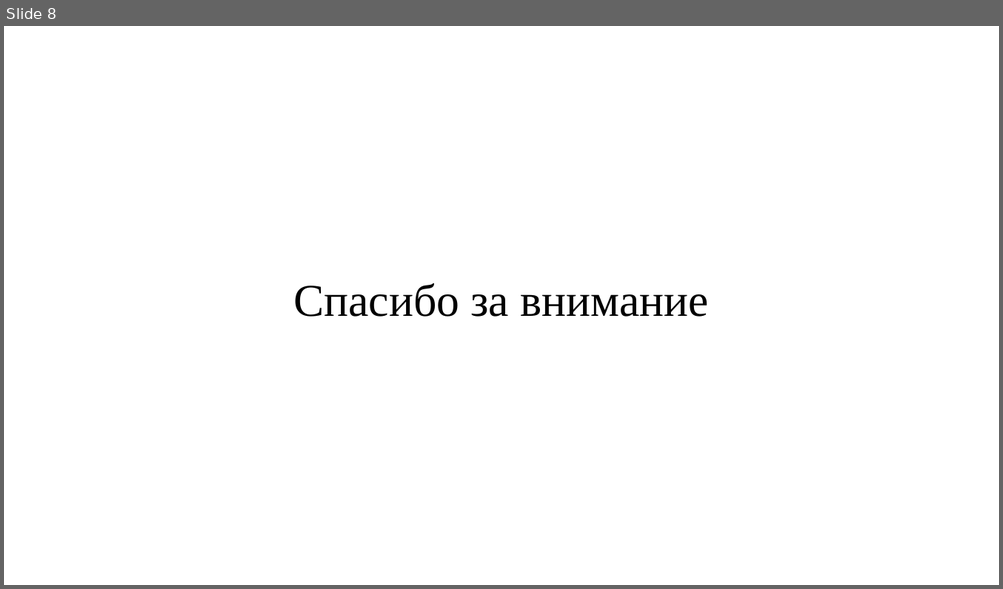
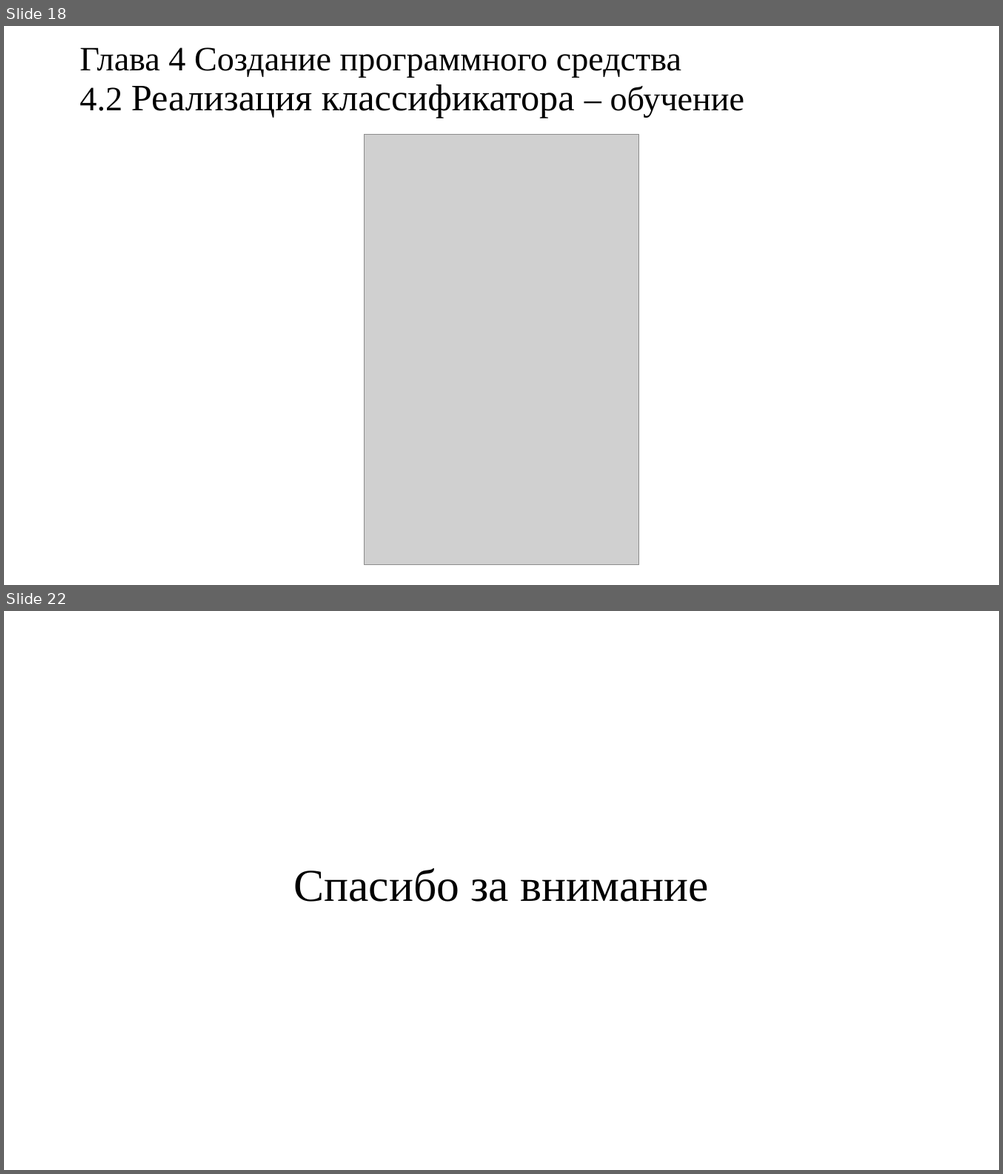
Before and after one commit to Wideweb/-digital-psychology-docs, a slide deck: Алькевич А.С/Презентация.pptx. Shown one above the other, each under a label of ours: slide 8 before the commit, slides 18 and 22 after it; the slides between them are not shown. The pictures are 1003x589 and 1003x1174 pixels, drawn with LibreOffice and Linux fonts; fonts in the diff are those of the drawing; grey boxes stand for pictures. Boxes give left, top, right and bottom in pixels: in the first picture for what was removed or moved away, otherwise in the second. Text is boxed around its words. In the diff, an @@ line names an element or a change of style, - is before the commit and + after.

```diff
--- a/Алькевич А.С/Презентация.pptx
+++ b/Алькевич А.С/Презентация.pptx
@@ slide 18 added at bbox=[4, 26, 999, 585], background #FFFFFF @@
@@ title added at bbox=[79, 47, 744, 118], 33 pt, text #000000 @@
+Глава 4 Создание программного средства
+4.2 Реализация классификатора – обучение
@@ picture added at bbox=[364, 134, 639, 565] @@
@@ what was slide 8 is now slide 22 @@
```
Also in this commit, not shown: 3 slides changed, 16 other slides added, 3 slides removed, 7 other files.
